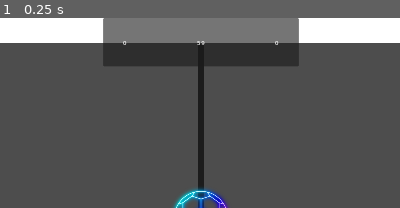
Above: before the commit, frame 1.
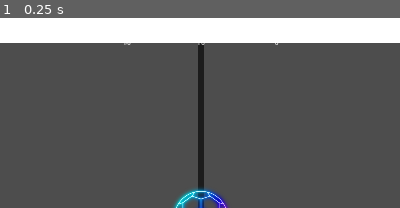
Above: after the commit, the same moment.

Repository: Habimana38/GAMEJAM2024
Game: Godot game, scene res://Game.tscn
Same seed, same stepped clock (60 frames per second), same inputs: the game is played once before the commit and once after it.
Inputs:
- Up to frame 1 (0.25 s): no input
The pictures show only the part of the screen within x 25-75%, y 0-50%; the shares and areas given below are measured in that part.

The runs differ from the first frame. In frame 1, 12% of the frame differs, in the area x 25-75%, y 0-26%.
Error after the commit: Invalid access to property or key 'player1Score' on a base object of type 'Nil'. (res://Interface/Scripts/Player1Score.gd:12)

Commit message:
menu ++

Diff:
--- /dev/null
+++ b/Interface/But.tscn
@@ -0,0 +1,59 @@
+[gd_scene load_steps=4 format=3 uid="uid://bhyn4w2p6dm3b"]
+
+[ext_resource type="Theme" uid="uid://drgbriahi2tdu" path="res://Interface/Themes/theme.tres" id="1_p3f0s"]
+
+[sub_resource type="Animation" id="Animation_6mc88"]
+resource_name = "Goal"
+tracks/0/type = "value"
+tracks/0/imported = false
+tracks/0/enabled = true
+tracks/0/path = NodePath("PanelContainer/MarginContainer/Label:position")
+tracks/0/interp = 1
+tracks/0/loop_wrap = true
+tracks/0/keys = {
+"times": PackedFloat32Array(0, 1),
+"transitions": PackedFloat32Array(1, 1),
+"update": 0,
+"values": [Vector2(0, 195), Vector2(1831, 195)]
+}
+
+[sub_resource type="AnimationLibrary" id="AnimationLibrary_mfmqi"]
+_data = {
+"Goal": SubResource("Animation_6mc88")
+}
+
+[node name="But" type="Control"]
+layout_mode = 3
+anchors_preset = 15
+anchor_right = 1.0
+anchor_bottom = 1.0
+grow_horizontal = 2
+grow_vertical = 2
+
+[node name="PanelContainer" type="PanelContainer" parent="."]
+layout_mode = 1
+anchors_preset = 8
+anchor_left = 0.5
+anchor_top = 0.5
+anchor_right = 0.5
+anchor_bottom = 0.5
+offset_left = -1024.0
+offset_top = -250.0
+offset_right = 1024.0
+offset_bottom = 250.0
+grow_horizontal = 2
+grow_vertical = 2
+
+[node name="MarginContainer" type="MarginContainer" parent="PanelContainer"]
+layout_mode = 2
+
+[node name="Label" type="Label" parent="PanelContainer/MarginContainer"]
+layout_mode = 2
+size_flags_horizontal = 8
+theme = ExtResource("1_p3f0s")
+text = "GOAL"
+
+[node name="AnimationPlayer" type="AnimationPlayer" parent="."]
+libraries = {
+"": SubResource("AnimationLibrary_mfmqi")
+}
--- a/Interface/MainMenu.tscn
+++ b/Interface/MainMenu.tscn
@@ -1,6 +1,9 @@
-[gd_scene load_steps=2 format=3 uid="uid://ccdfdrmmyfxq7"]
+[gd_scene load_steps=5 format=3 uid="uid://ccdfdrmmyfxq7"]
 
 [ext_resource type="Theme" uid="uid://drgbriahi2tdu" path="res://Interface/Themes/theme.tres" id="1_8vtm0"]
+[ext_resource type="Texture2D" uid="uid://b40xfmytwf7qs" path="res://Interface/Links/Button/Play.png" id="2_n6st0"]
+[ext_resource type="Texture2D" uid="uid://gbsgct284ipn" path="res://Interface/Links/Button/Option.png" id="3_on33w"]
+[ext_resource type="Texture2D" uid="uid://b0nc8w5cdawt2" path="res://Interface/Links/Button/Quit.png" id="4_aona6"]
 
 [node name="MainMenu" type="Control"]
 layout_mode = 3
@@ -41,23 +44,29 @@
 layout_mode = 2
 size_flags_horizontal = 4
 size_flags_vertical = 4
-theme_override_constants/separation = 80
+theme_override_constants/separation = 25
 alignment = 1
 
-[node name="Button" type="Button" parent="PanelContainer/MarginContainer/VBoxContainer"]
+[node name="Play" type="Button" parent="PanelContainer/MarginContainer/VBoxContainer"]
+layout_mode = 2
+size_flags_horizontal = 4
+size_flags_vertical = 4
+theme = ExtResource("1_8vtm0")
+icon = ExtResource("2_n6st0")
+flat = true
+icon_alignment = 1
+
+[node name="Option" type="Button" parent="PanelContainer/MarginContainer/VBoxContainer"]
 layout_mode = 2
 theme = ExtResource("1_8vtm0")
-text = "Start"
+button_mask = 0
+icon = ExtResource("3_on33w")
+flat = true
 icon_alignment = 1
 
-[node name="Button2" type="Button" parent="PanelContainer/MarginContainer/VBoxContainer"]
+[node name="Quit" type="Button" parent="PanelContainer/MarginContainer/VBoxContainer"]
 layout_mode = 2
 theme = ExtResource("1_8vtm0")
-text = "Option"
+icon = ExtResource("4_aona6")
+flat = true
 icon_alignment = 1
-
-[node name="Button3" type="Button" parent="PanelContainer/MarginContainer/VBoxContainer"]
-layout_mode = 2
-theme = ExtResource("1_8vtm0")
-text = "Quitter"
-icon_alignment = 1
--- a/Interface/Menu.tscn
+++ b/Interface/Menu.tscn
@@ -1,6 +1,9 @@
-[gd_scene load_steps=2 format=3 uid="uid://beraq6up5wsp3"]
+[gd_scene load_steps=5 format=3 uid="uid://beraq6up5wsp3"]
 
 [ext_resource type="Theme" uid="uid://drgbriahi2tdu" path="res://Interface/Themes/theme.tres" id="1_f52sm"]
+[ext_resource type="Texture2D" uid="uid://b40xfmytwf7qs" path="res://Interface/Links/Button/Play.png" id="2_m2i3g"]
+[ext_resource type="Texture2D" uid="uid://b0nc8w5cdawt2" path="res://Interface/Links/Button/Quit.png" id="3_xm6bj"]
+[ext_resource type="Texture2D" uid="uid://gbsgct284ipn" path="res://Interface/Links/Button/Option.png" id="4_dqm45"]
 
 [node name="Menu" type="Control"]
 layout_mode = 3
@@ -39,19 +42,22 @@
 layout_mode = 2
 size_flags_horizontal = 4
 size_flags_vertical = 4
-theme_override_constants/separation = 80
+theme_override_constants/separation = 25
 
 [node name="Button" type="Button" parent="PanelContainer/MarginContainer/VBoxContainer"]
 layout_mode = 2
 theme = ExtResource("1_f52sm")
-text = "Reprendre"
+icon = ExtResource("2_m2i3g")
+flat = true
 
 [node name="Button2" type="Button" parent="PanelContainer/MarginContainer/VBoxContainer"]
 layout_mode = 2
 theme = ExtResource("1_f52sm")
-text = "Quitter"
+icon = ExtResource("3_xm6bj")
+flat = true
 
 [node name="Button3" type="Button" parent="PanelContainer/MarginContainer/VBoxContainer"]
 layout_mode = 2
 theme = ExtResource("1_f52sm")
-text = "Option"
+icon = ExtResource("4_dqm45")
+flat = true
--- a/Interface/main_ui.tscn
+++ b/Interface/main_ui.tscn
@@ -7,35 +7,28 @@
 [node name="MainUI" type="CanvasLayer"]
 follow_viewport_enabled = true
 
-[node name="PanelContainer" type="PanelContainer" parent="."]
-anchors_preset = 5
-anchor_left = 0.5
-anchor_right = 0.5
-offset_left = -250.0
-offset_right = 250.0
+[node name="MarginContainer" type="MarginContainer" parent="."]
+offset_left = 774.0
+offset_right = 1274.0
 offset_bottom = 123.0
-grow_horizontal = 2
-
-[node name="MarginContainer" type="MarginContainer" parent="PanelContainer"]
-layout_mode = 2
 theme_override_constants/margin_left = 50
 theme_override_constants/margin_top = 50
 theme_override_constants/margin_right = 50
 theme_override_constants/margin_bottom = 50
 
-[node name="Player1" type="Label" parent="PanelContainer/MarginContainer"]
+[node name="Player1" type="Label" parent="MarginContainer"]
 layout_mode = 2
 size_flags_horizontal = 0
 text = "10"
 script = ExtResource("1_e0qsf")
 
-[node name="TimerUI" type="Label" parent="PanelContainer/MarginContainer"]
+[node name="TimerUI" type="Label" parent="MarginContainer"]
 layout_mode = 2
 size_flags_horizontal = 4
 text = "10"
 script = ExtResource("2_xsu3y")
 
-[node name="player2" type="Label" parent="PanelContainer/MarginContainer"]
+[node name="player2" type="Label" parent="MarginContainer"]
 layout_mode = 2
 size_flags_horizontal = 8
 text = "0"
Binary file added: Interface/Links/Button/Option.png
Not shown, added: Interface/Links/Button/Option.png.import
Binary file added: Interface/Links/Button/Play.png
Not shown, added: Interface/Links/Button/Play.png.import
Binary file added: Interface/Links/Button/Quit.png
Not shown, added: Interface/Links/Button/Quit.png.import
Binary file added: Interface/Links/Button/option normal recadrer.png
Not shown, added: Interface/Links/Button/option normal recadrer.png.import
Binary file added: Interface/Links/Button/option normal.png
Not shown, added: Interface/Links/Button/option normal.png.import
Binary file added: Interface/Links/Button/option survol.png
Not shown, added: Interface/Links/Button/option survol.png.import
(and 8 more such lines)
